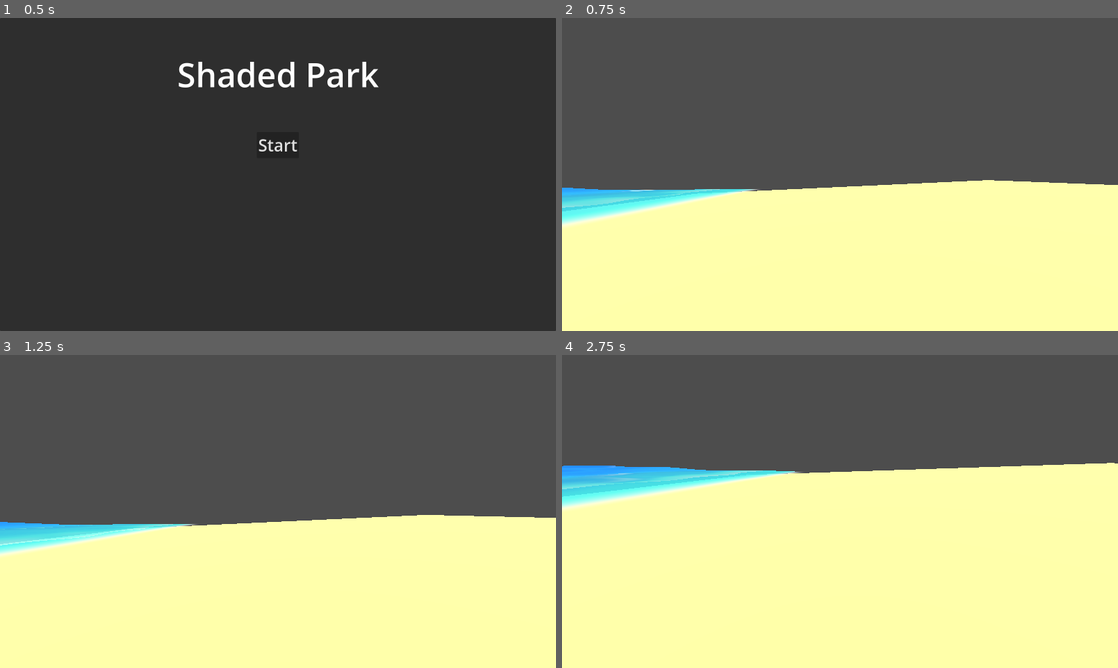
Above: before the commit, frames 1-4 (two rows, left to right).
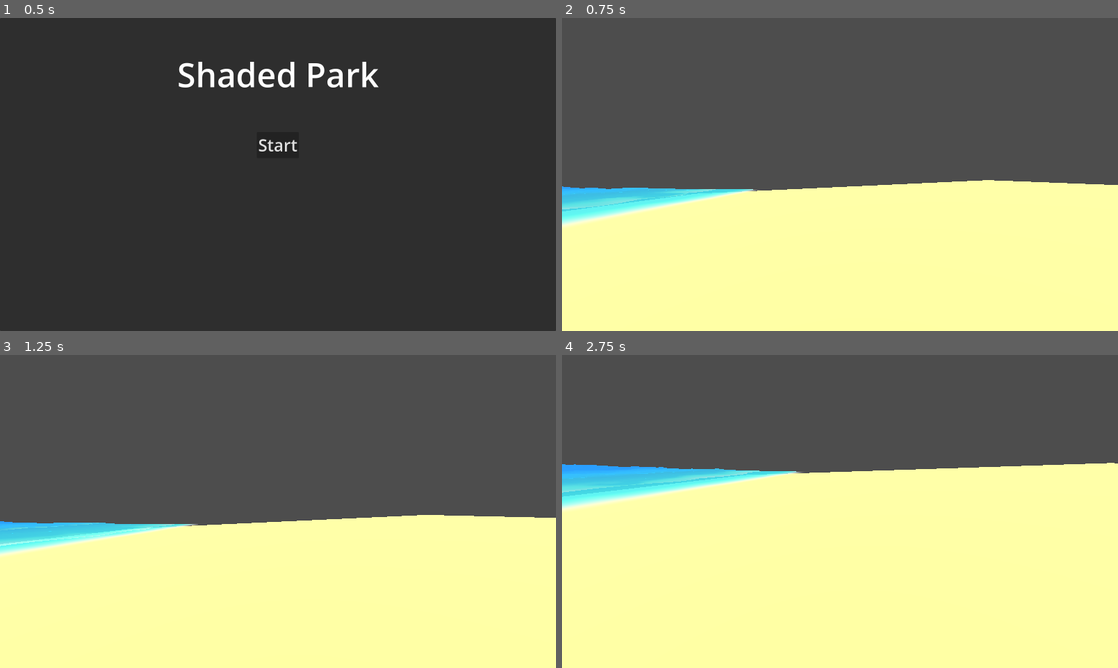
Above: after the commit, the same moments.

Repository: Spooked2/Shaded-Park
Game: Godot game, scene res://main_menu.tscn
The game is run twice, just before and just after one commit, with the same random seed, the same clock (stepped at 60 frames per second) and the same inputs.
Inputs (mouse positions are in pixels of both pictures, inside the frame that each line leads up to):
- Up to frame 1 (0.5 s): no input
- Up to frame 2 (0.75 s): click "Start" at 0.5 s
- Up to frame 3 (1.25 s): no input
- Up to frame 4 (2.75 s): move the mouse to (867, 511) at 1.27 s; hold W (move_forward) from 1.28 s (still down); move the mouse to (812, 511) at 2.02 s

Frame 1 is identical in both runs. In frame 2, 0.3% of the frame differs, in the area x 0-36%, y 53-62%; in frame 3, 0.3%; in frame 4, 0.8%, in the area x 0-43%, y 34-46%.

Commit message:
ADD fractal brownian motion for nicer ocean waves

Diff:
--- a/assets/shaders/beach/ocean.gdshader
+++ b/assets/shaders/beach/ocean.gdshader
@@ -6,8 +6,10 @@
 uniform float wave_amount: hint_range(0.1, 3.0) = 1.1;
 uniform float wave_start_position: hint_range(0.0, 0.9) = 0.7;
 uniform float wave_time_scale: hint_range(0.0, 2.0) = 0.2;
-uniform float wave_intensity: hint_range(0.0, 2.0) = 0.1;
+uniform float wave_intensity: hint_range(0.0, 5.0) = 1.0;
 uniform float wave_scale: hint_range(0.0, 4.0) = 1.0;
+
+const int wave_detail = 128;
 
 vec2 wave(float amp, float x, float wavelength, float speed) {
 	float freq = 2.0 / wavelength;
@@ -16,74 +18,55 @@
 	freq * amp * cos(x * freq + (TIME * wave_speed) * (speed * freq)));
 }
 
-vec3 wave_v2(vec2 pos, float amp, float wavelength, float time_scale) {
-	float freq = 2.0 / wavelength;
-	float time = TIME * wave_speed;
-	float speed_mod = time_scale * freq;
+vec3 fbm(vec3 value, float base_seed) {
+	float freq = 1.0;
+	float amp = 1.0;
+	float speed = 2.0 * wave_time_scale;
+	float seed = base_seed;
 
-	float input_x = pos.x * freq + time * speed_mod;
-	float input_y = pos.y * freq - time * speed_mod * 2.0;
-	float input_z = input_x + input_y;
+	vec3 variable_value = value;
 
-	float sine_result = amp * sin(input_z) * pos.x;
+	float sine_sum = 0.0;
+	vec2 cosine_sum = vec2(0.0);
+	float amp_sum = 0.0;
 
-	float cosine_x = cos(input_z) * freq * amp * pos.x + sin(input_z) * amp;
-	float cosine_y = cos(input_z) * freq * amp * pos.x * 2.0;
+	float max_peak = 1.0;
+	float peak_offset = 1.2;
+	float drag = 0.5;
 
-	return vec3(sine_result, cosine_x, cosine_y);
+	for (int i = 0; i < wave_detail; i++) {
+		vec2 direction = normalize(vec2(cos(seed), sin(seed)));
+
+		float wave_base = dot(direction, variable_value.xz) * freq + (TIME * speed);
+		float new_wave = amp * exp(max_peak * sin(wave_base) - peak_offset);
+		vec2 differential = freq * direction * (max_peak * new_wave * cos(wave_base));
+
+		sine_sum += new_wave;
+		variable_value.xz += -differential * amp * drag;
+
+		cosine_sum += differential;
+
+		amp_sum += amp;
+		amp *= 0.82;
+		freq *= 1.18;
+		speed *= 1.1;
+		seed += 4.3;
+	}
+
+	vec3 output = vec3(sine_sum, cosine_sum) / amp_sum;
+	output.x *= 1.48;
+
+	return output;
 }
 
 void vertex() {
-	vec2 top_left = UV * wave_scale;
-	vec2 top_right = vec2((1.0 * wave_scale) - top_left.x, top_left.y);
-	vec2 bottom_left = vec2(top_left.x, (1.0 * wave_scale) - top_left.y);
-	vec2 bottom_right = vec2((1.0 * wave_scale) - top_left.x, (1.0 * wave_scale) - top_left.y);
-
-	vec3 wave_array[] = {
-		// Big waves
-		wave_v2(top_left, 1.0, 2.0, wave_time_scale),
-		wave_v2(top_right, 0.95, 1.9, wave_time_scale),
-		wave_v2(bottom_left, 0.99, 1.75, wave_time_scale),
-		wave_v2(bottom_right, 0.9, 1.25, wave_time_scale),
-
-		// Medium waves
-		wave_v2(top_left, 0.75, 0.25, wave_time_scale),
-		wave_v2(top_right, 0.85, 0.3, wave_time_scale),
-		wave_v2(bottom_left, 0.90, 0.2, wave_time_scale),
-		wave_v2(bottom_right, 0.65, 0.21, wave_time_scale),
-		wave_v2(-top_left, 0.8, 0.27, wave_time_scale),
-		wave_v2(-top_right, 0.6, 0.22, wave_time_scale),
-		wave_v2(-bottom_left, 0.7, 0.28, wave_time_scale),
-		wave_v2(-bottom_right, 0.78, 0.24, wave_time_scale),
-
-		// Small waves
-		wave_v2(top_left, 0.3, 0.1, wave_time_scale),
-		wave_v2(top_right, 0.28, 0.09, wave_time_scale),
-		wave_v2(bottom_left, 0.29, 0.085, wave_time_scale),
-		wave_v2(bottom_right, 0.25, 0.08, wave_time_scale),
-
-		// Tiny waves
-		wave_v2(-top_left, 0.1, 0.05, wave_time_scale),
-		wave_v2(-top_right, 0.08, 0.049, wave_time_scale),
-		wave_v2(-bottom_left, 0.06, 0.045, wave_time_scale),
-		wave_v2(-bottom_right, 0.05, 0.04, wave_time_scale),
-
-		wave_v2(top_left, 0.0, 0.0, wave_time_scale)
-		};
-
-	vec3 wave_sums = vec3(0.0);
-
-	for (int i = 0; i < wave_array.length(); i++) {
-		wave_sums.x += wave_array[i].x;
-		wave_sums.y += wave_array[i].y;
-		wave_sums.z += wave_array[i].z;
-	}
+	vec3 wave_sums = fbm(VERTEX * wave_scale, 4.0);
 
 	wave_sums *= (wave_intensity * (1.0 - UV.x));
 
 	VERTEX.y += wave_sums.x;
 
-	NORMAL += normalize(vec3(wave_sums.y, 1.0, wave_sums.z));
+	NORMAL += normalize(vec3(-wave_sums.y, 1.0, -wave_sums.z));
 }
 
 void fragment() {
--- a/levels/beach/beach.tscn
+++ b/levels/beach/beach.tscn
@@ -19,8 +19,8 @@
 
 [sub_resource type="PlaneMesh" id="PlaneMesh_hrlhh"]
 size = Vector2(50, 50)
-subdivide_width = 64
-subdivide_depth = 64
+subdivide_width = 128
+subdivide_depth = 128
 
 [sub_resource type="Gradient" id="Gradient_k8g7j"]
 offsets = PackedFloat32Array(0.45535713, 1)
@@ -48,12 +48,12 @@
 shader = ExtResource("1_hrlhh")
 shader_parameter/water_color_gradient = SubResource("GradientTexture1D_3bnml")
 shader_parameter/wave_break_noise = SubResource("NoiseTexture2D_07d7i")
-shader_parameter/wave_speed = 0.5
+shader_parameter/wave_speed = 0.50000002375
 shader_parameter/wave_amount = 1.10000004899012
 shader_parameter/wave_start_position = 0.5910000280725
-shader_parameter/wave_time_scale = 0.10000000475
-shader_parameter/wave_intensity = 0.400000019
-shader_parameter/wave_scale = 1.0
+shader_parameter/wave_time_scale = 0.2
+shader_parameter/wave_intensity = 1.0000000475
+shader_parameter/wave_scale = 1.0000000475
 
 [node name="Beach" type="Node3D" unique_id=1092459270]
 
@@ -61,7 +61,7 @@
 environment = SubResource("Environment_k8g7j")
 
 [node name="Sun" type="DirectionalLight3D" parent="." unique_id=598865741]
-transform = Transform3D(-0.1287956, 0.9744288, -0.18412024, 0, 0.18566664, 0.9826128, 0.99167114, 0.1265562, -0.023913044, -49.45382, 24.154816, -5.404437)
+transform = Transform3D(-3.2150513e-08, -0.89219993, -0.45164073, -2.9614695e-08, -0.45164073, 0.89219993, -1, 4.2059884e-08, -1.1901749e-08, -49.45382, 24.154816, -5.404437)
 light_color = Color(0.99892086, 0.8995953, 0.6727849, 1)
 light_energy = 6.0
 light_angular_distance = 0.5
